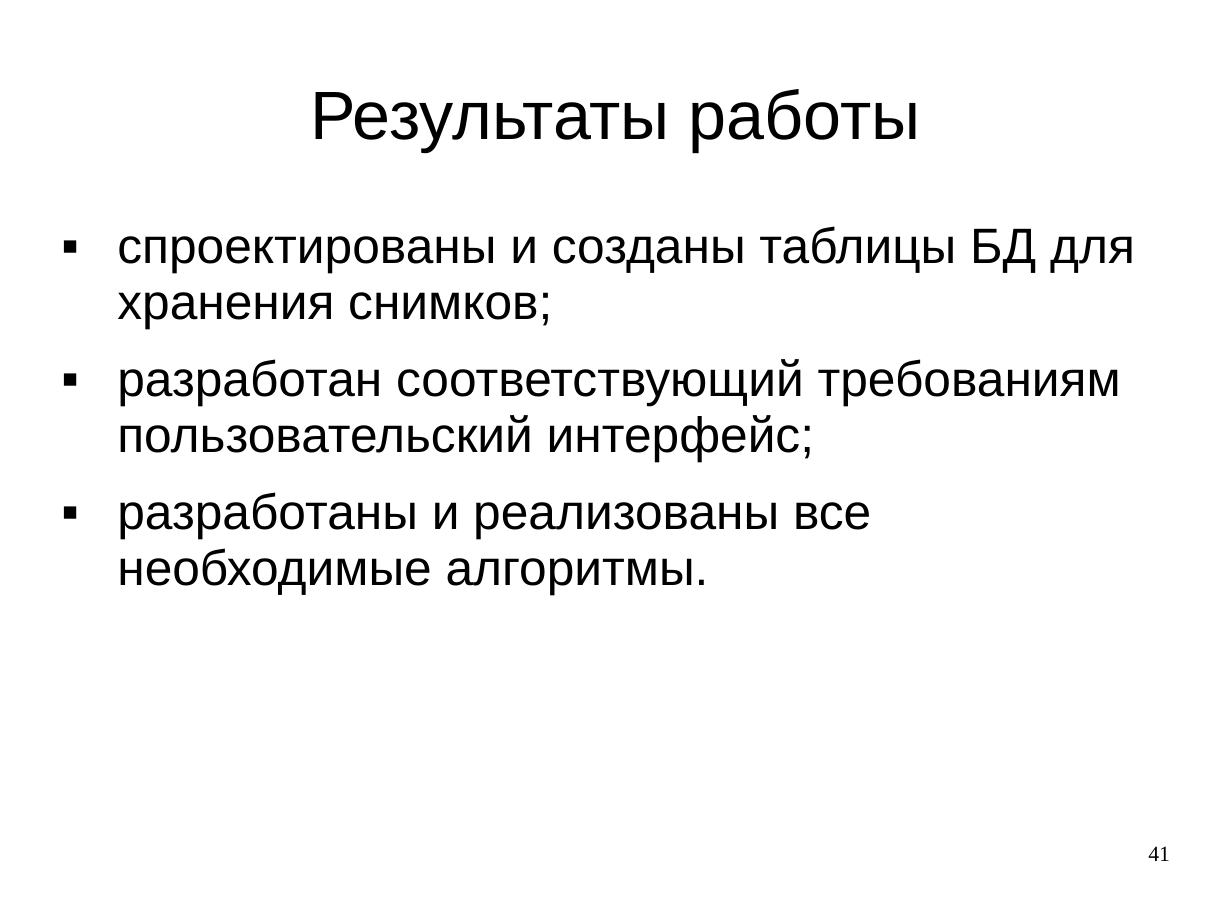
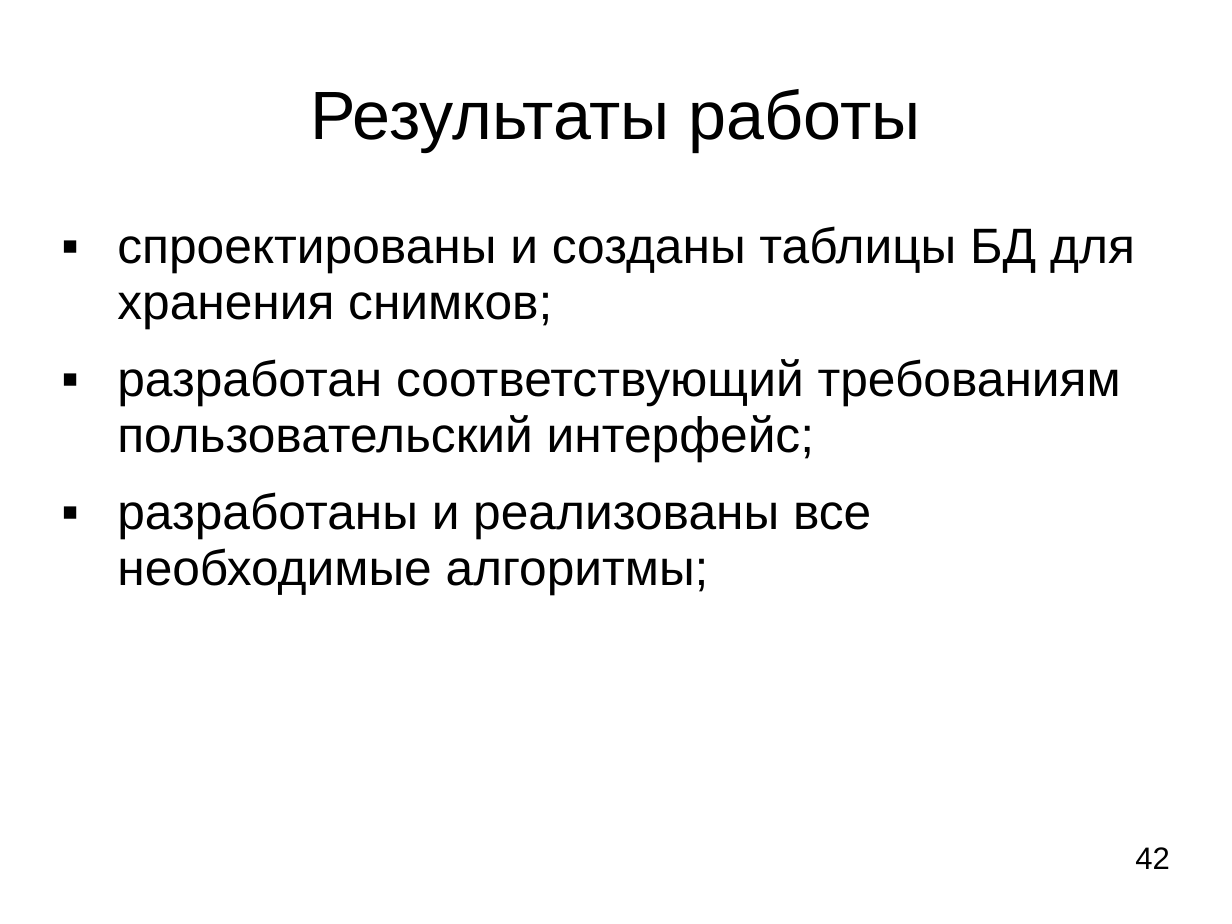
Before and after one commit to LilyTs/Diplom, a slide deck: slide 42 of Цаплина_(Дипломная).ppt (slide 41 before the commit). Drawn at 1232x924 pixels with LibreOffice and Linux fonts; fonts in the diff are those of the drawing. Boxes give left, top, right and bottom in pixels: in the first picture for what was removed or moved away, otherwise in the second. Text is boxed around its words. In the diff, an @@ line names an element or a change of style, - is before the commit and + after.

```diff
--- a/Цаплина_(Дипломная).ppt
+++ b/Цаплина_(Дипломная).ppt
@@ text at (117,492,871,594): text changed @@
-▪ разработаны и реализованы все необходимые алгоритмы.
+▪ разработаны и реализованы все необходимые алгоритмы;
@@ page number at (1135,847,1170,869): text changed; size 14 to 20 pt; font Times New Roman to Arial @@
-41
+42
```
Also in this commit, not shown: 22 other slides changed, 1 slide added, 6 other files.
